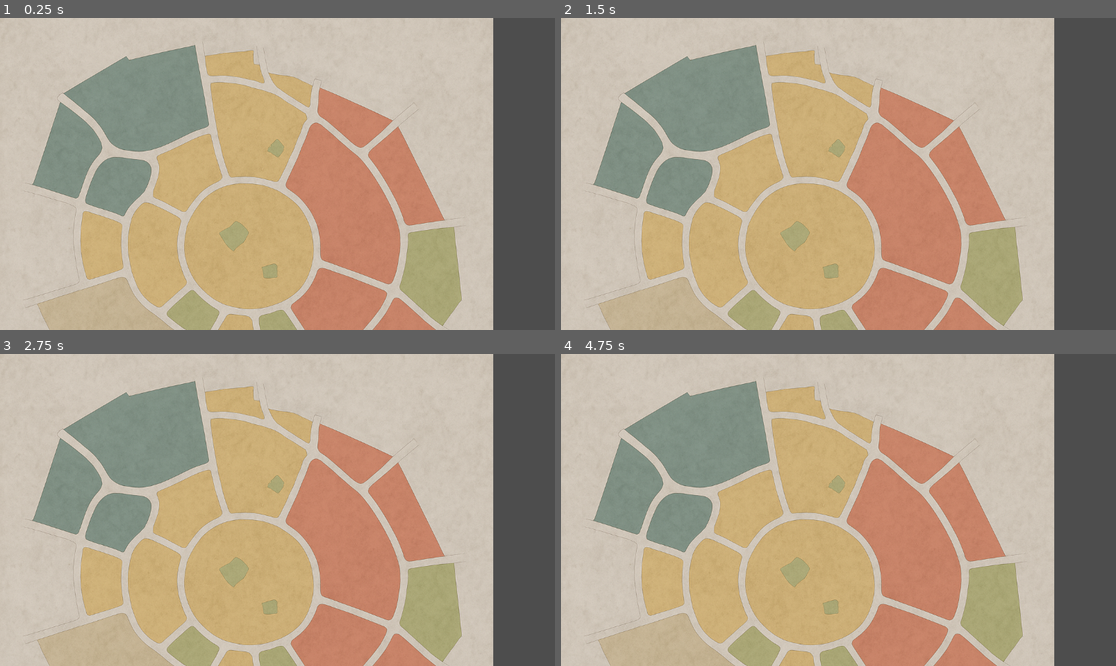
Above: before the commit, frames 1-4 (two rows, left to right).
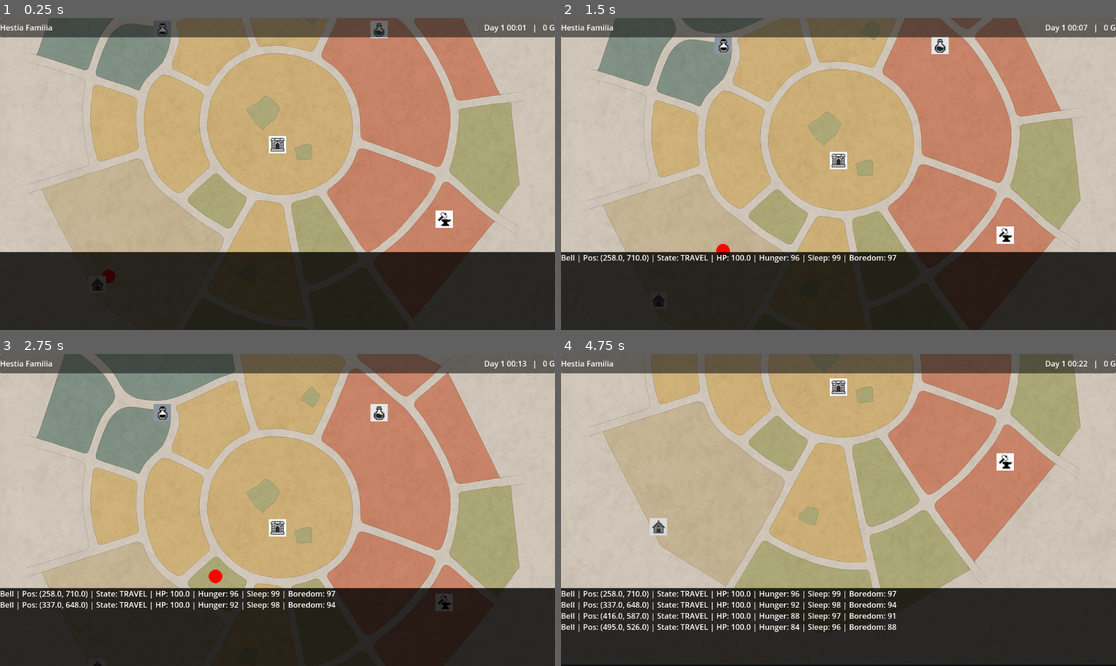
Above: after the commit, the same moments.

Repository: Elthial/AdventurerGD4Experiment
Game: Godot game, scene res://scenes/city_scene.tscn
Two runs of this game, one before a commit and one after it. Both use one fixed random seed, a clock stepped at 60 frames per second and the inputs below.
Inputs (mouse positions are in pixels of both pictures, inside the frame that each line leads up to):
- Up to frame 1 (0.25 s): no input
- Up to frame 2 (1.5 s): move the mouse to (960, 158) at 0.52 s; click (960, 158) at 0.67 s; drag from (727, 189) to (810, 236) at 1.27 s
- Up to frame 3 (2.75 s): move the mouse to (333, 441) at 2.02 s; click (333, 441) at 2.17 s
- Up to frame 4 (4.75 s): drag from (810, 572) to (672, 463) at 2.77 s; move the mouse to (1005, 556) at 3.52 s; click (1005, 556) at 3.67 s; drag from (672, 463) to (755, 432) at 4.27 s

The runs differ from the first frame. In frame 1, 77% of the frame differs, in the area x 0-100%, y 0-100%; in frame 2, 76%; in frame 3, 72%; in frame 4, 77%.
Error before the commit: Parse Error: Used space character for indentation instead of tab as used before in the file. (res://scripts/adventurer.gd:83)

Commit message:
Fix indents

Diff:
--- a/scripts/adventurer.gd
+++ b/scripts/adventurer.gd
@@ -22,10 +22,10 @@
 var stats : AdventurerStats = AdventurerStats.new()
 
 const NEED_DURATIONS = {
-        "heal": 6.0,
-        "eat": 3.0,
-        "sleep": 5.0,
-        "entertain": 4.0
+		"heal": 6.0,
+		"eat": 3.0,
+		"sleep": 5.0,
+		"entertain": 4.0
 }
 
 ## Name of this adventurer. Set by the spawner for debugging.
@@ -74,20 +74,20 @@
 	need_timer = duration
 
 func start_dungeon_run(run : DungeonRun) -> void:
-		state = AdventurerState.DUNGEON
-		dungeon_run = run
-		# Lock the adventurer to the dungeon entrance
-		position = dungeon_pos
-		target_position = dungeon_pos
+	state = AdventurerState.DUNGEON
+	dungeon_run = run
+	# Lock the adventurer to the dungeon entrance
+	position = dungeon_pos
+	target_position = dungeon_pos
 
 func _physics_process(delta : float) -> void:
-        # Update needs and check if any require satisfaction.
-        stats.decay(delta, state)
+	# Update needs and check if any require satisfaction.
+	stats.decay(delta, state)
 
-        if state == AdventurerState.TRAVEL and pending_need_type == "" and need_type == "":
-                var low_need := stats.get_low_need()
-                if low_need != "":
-                        _seek_need(low_need, NEED_DURATIONS[low_need])
+	if state == AdventurerState.TRAVEL and pending_need_type == "" and need_type == "":
+		var low_need := stats.get_low_need()
+		if low_need != "":
+			_seek_need(low_need, NEED_DURATIONS[low_need])
 
 	# Debug output roughly once per second
 	_debug_timer += delta
@@ -107,7 +107,7 @@
 			_:
 				state_str = str(state)
 
-                var msg := "%s | Pos: %s | State: %s | HP: %.1f | Hunger: %.0f | Sleep: %.0f | Boredom: %.0f" % [adname, position.round(), state_str, stats.hp, stats.hunger, stats.sleepiness, stats.boredom]
+		var msg := "%s | Pos: %s | State: %s | HP: %.1f | Hunger: %.0f | Sleep: %.0f | Boredom: %.0f" % [adname, position.round(), state_str, stats.hp, stats.hunger, stats.sleepiness, stats.boredom]
 		print(msg)
 		emit_signal("debug_output", msg)
 
@@ -150,10 +150,10 @@
 		_finish_need()
 
 func _finish_need() -> void:
-        stats.restore_need(need_type)
-        need_type = ""
-        # After finishing a need we'll return to travel state and await new orders
-        state = AdventurerState.TRAVEL
+		stats.restore_need(need_type)
+		need_type = ""
+		# After finishing a need we'll return to travel state and await new orders
+		state = AdventurerState.TRAVEL
 
 func _update_dungeon(delta : float) -> void:
 	if dungeon_run:
--- a/scripts/dungeon_run.gd
+++ b/scripts/dungeon_run.gd
@@ -26,9 +26,9 @@
 func update(delta : float, adventurer : Object) -> void:
 	if finished:
 		return
-        # Check if we need to exit early due to low HP
-        if adventurer.stats.hp < adventurer.stats.max_hp * 0.3:
-                exiting = true
+		# Check if we need to exit early due to low HP
+		if adventurer.stats.hp < adventurer.stats.max_hp * 0.3:
+				exiting = true
 	var level = levels[current_level_index]
 	# Advance progress deeper into the level
 	progress += delta / level.travel_time
@@ -39,7 +39,7 @@
 		var roll = randf()
 		if roll < level.spawn_probability:
 			# Apply damage from spawned monsters
-                        adventurer.stats.hp -= level.monster_damage
+						adventurer.stats.hp -= level.monster_damage
 	# If we reach the end of the level
 	if progress >= 1.0:
 		progress = 0.0
@@ -58,8 +58,8 @@
 	if spawn_timer >= 1.5:
 		spawn_timer = 0.0
 		var roll = randf()
-                if roll < level.spawn_probability * 0.5:
-                        adventurer.stats.hp -= level.monster_damage
+		if roll < level.spawn_probability * 0.5:
+			adventurer.stats.hp -= level.monster_damage
 	if progress <= 0.0:
 		# Move up a level
 		current_level_index -= 1
